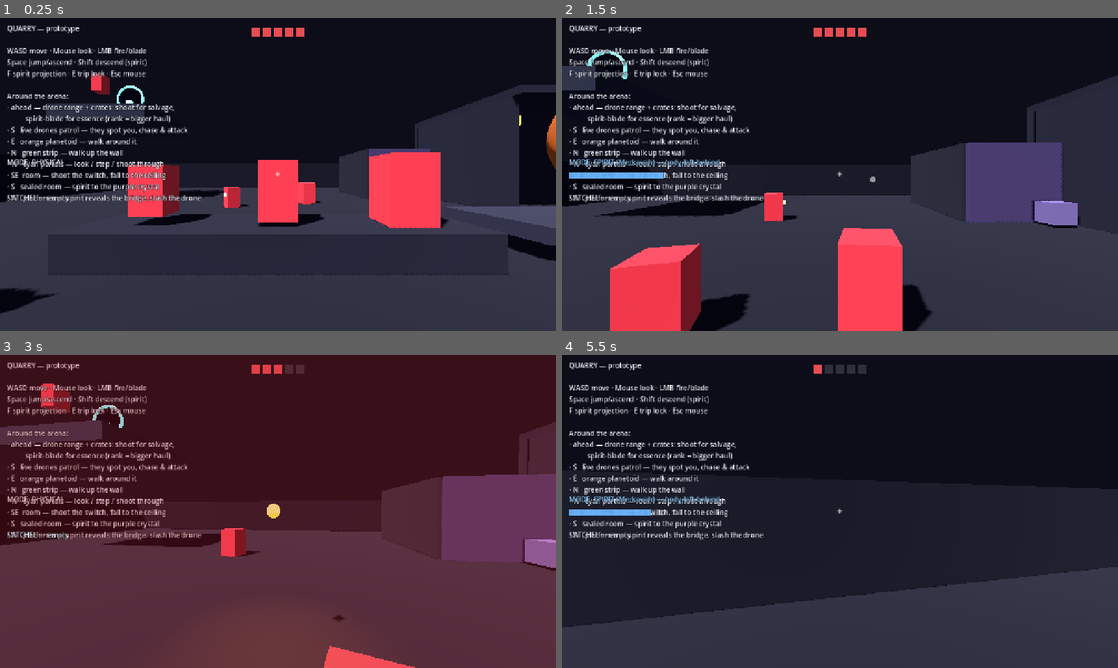
Above: before the commit, frames 1-4 (two rows, left to right).
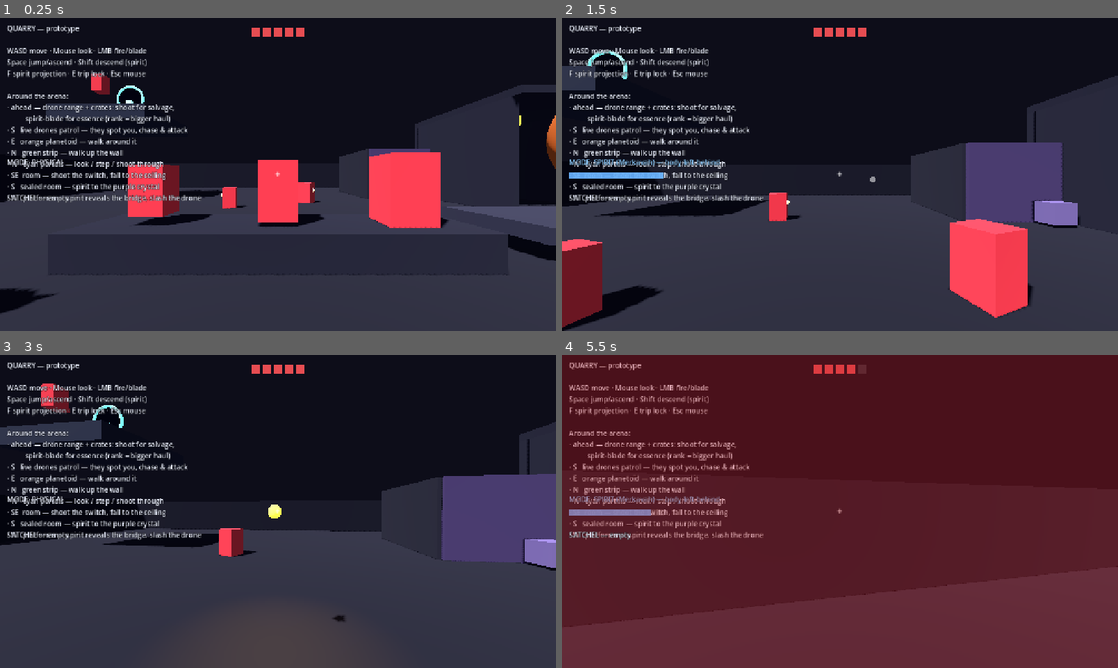
Above: after the commit, the same moments.

Repository: nathanaelries/quarry
Game: Godot game, scene res://scenes/main.tscn
Same seed, same stepped clock (60 frames per second), same inputs: the game is played once before the commit and once after it.
Inputs (mouse positions are in pixels of both pictures, inside the frame that each line leads up to):
- Up to frame 1 (0.25 s): no input
- Up to frame 2 (1.5 s): move the mouse to (867, 174) at 0.52 s; hold W (move_forward) from 0.53 s (still down); tap E (interact) at 0.6 s; click (867, 174) at 0.67 s; tap Space (jump) at 0.77 s; move the mouse to (812, 174) at 1.27 s; tap F (spirit_toggle) at 1.35 s
- Up to frame 3 (3 s): keep holding W (move_forward); tap Space (jump) at 1.52 s; move the mouse to (289, 505) at 2.02 s; tap E (interact) at 2.1 s; move the mouse to (272, 517) at 2.77 s; tap F (spirit_toggle) at 2.85 s; click (272, 517) at 2.92 s
- Up to frame 4 (5.5 s): keep holding W (move_forward); tap Space (jump) at 3.02, 3.77, 4.52 s; move the mouse to (878, 514) at 3.52 s; tap E (interact) at 3.6, 5.1 s; move the mouse to (795, 508) at 4.27 s; tap F (spirit_toggle) at 4.35 s; move the mouse to (845, 511) at 5.02 s; click (845, 511) at 5.17 s

The runs differ from the first frame. In frame 1, 0.3% of the frame differs, in the area x 39-58%, y 52-61%; in frame 2, 15%; in frame 3, 99%; in frame 4, 100%, in the area x 0-100%, y 0-100%.

Commit message:
Add navmesh pathfinding for drones
Replace the drones' direct-steer + whisker avoidance with a proper navmesh.

- world.gd: tag all static geometry into a "navgeo" group and bake a
  NavigationRegion3D from it at load (_build_navigation, synchronous). Agent
  height / max-climb are exact multiples of the cell height to avoid
  quantization warnings.
- drone.gd: each AI drone carries a NavigationAgent3D and steers along
  get_next_path_position() toward its goal, repathing only when the target
  moves. Removed the whisker raycast avoidance.

A chaser now routes around walls, the firing-range plinth, and platforms
instead of getting stuck. Verified headless: navmesh bakes cleanly (no
warnings) and a drone paths around the plinth to reach and hit the player.

Co-Authored-By: Claude Opus 4.8 (1M context) <noreply@anthropic.com>

Diff:
--- a/prototype/scripts/drone.gd
+++ b/prototype/scripts/drone.gd
@@ -53,6 +53,7 @@
 var _last_seen := Vector3.ZERO
 var _patrol_target := Vector3.ZERO
 var _repath_t := 0.0
+var _agent: NavigationAgent3D
 
 var _mat: StandardMaterial3D
 var _eye_mat: StandardMaterial3D
@@ -104,6 +105,13 @@
 
 	if ai_enabled:
 		_state = State.PATROL
+		_agent = NavigationAgent3D.new()
+		_agent.radius = 0.5
+		_agent.height = 1.4
+		_agent.path_desired_distance = 0.6
+		_agent.target_desired_distance = 0.8
+		_agent.path_max_distance = 4.0
+		add_child(_agent)
 
 
 # ---------------------------------------------------------------------------
@@ -212,43 +220,23 @@
 	return hit.is_empty() or hit.get("collider") == _player
 
 
+## Move toward `target` along the navmesh path (routes around baked geometry).
 func _move_toward(target: Vector3, speed: float, delta: float) -> void:
-	var dir := target - global_position
+	if _agent == null:
+		return
+	if _agent.target_position.distance_to(target) > 0.75:
+		_agent.target_position = target        # repath only when the goal actually moves
+	var next := _agent.get_next_path_position()  # current position until the map is ready
+	var dir := next - global_position
 	dir.y = 0.0
-	if dir.length() > 0.05:
-		dir = _avoid(dir.normalized())
+	if dir.length() > 0.2:
+		dir = dir.normalized()
 		velocity.x = dir.x * speed
 		velocity.z = dir.z * speed
 		_face(global_position + dir, delta)
 	else:
 		velocity.x = 0.0
 		velocity.z = 0.0
-
-
-## Whisker obstacle-avoidance: if something (not the player) blocks the way ahead,
-## steer toward the more open side. Cheap stand-in for a navmesh.
-func _avoid(dir: Vector3) -> Vector3:
-	var space := get_world_3d().direct_space_state
-	var origin := global_position + Vector3(0, -0.35, 0)   # shin height, so low ledges are seen
-	var ahead := 2.0
-	var skip := [get_rid()]
-	if _player:
-		skip.append((_player as CollisionObject3D).get_rid())
-	if _clear(space, origin, dir, ahead, skip):
-		return dir
-	var left := dir.rotated(Vector3.UP, PI / 2.0)
-	var right := dir.rotated(Vector3.UP, -PI / 2.0)
-	if _clear(space, origin, left, ahead, skip):
-		return (dir + left).normalized()
-	if _clear(space, origin, right, ahead, skip):
-		return (dir + right).normalized()
-	return dir
-
-
-func _clear(space: PhysicsDirectSpaceState3D, origin: Vector3, dir: Vector3, dist: float, skip: Array) -> bool:
-	var params := PhysicsRayQueryParameters3D.create(origin, origin + dir * dist)
-	params.exclude = skip
-	return space.intersect_ray(params).is_empty()
 
 
 func _face(target: Vector3, delta: float) -> void:
--- a/prototype/scripts/world.gd
+++ b/prototype/scripts/world.gd
@@ -42,6 +42,7 @@
 	_build_spirit_demo(player)
 	_build_spirit_reveal_demo(player)
 	_build_loot_demo(player)
+	_build_navigation()                  # bake after all geometry exists, before AI drones
 	_build_combat_demo(player)
 
 	var hud: CanvasLayer = HudScript.new()
@@ -306,6 +307,28 @@
 	col.shape = shape
 	body.add_child(col)
 
+	body.add_to_group("navgeo")          # source geometry for the navmesh bake
 	add_child(body)
 	body.global_position = center
 	return body
+
+
+# Bake a navmesh from all the static "navgeo" geometry so AI drones path around it.
+# Called after the geometry exists and before the AI drones spawn.
+func _build_navigation() -> void:
+	var region := NavigationRegion3D.new()
+	var navmesh := NavigationMesh.new()
+	navmesh.cell_size = 0.25
+	# cell_height matches the default map; agent_height / max_climb are exact multiples of
+	# it (1.5 = 6·0.25, 0.5 = 2·0.25) to avoid voxel-quantization warnings.
+	navmesh.cell_height = 0.25
+	navmesh.agent_height = 1.5
+	navmesh.agent_radius = 0.5
+	navmesh.agent_max_climb = 0.5
+	navmesh.agent_max_slope = 45.0
+	navmesh.geometry_parsed_geometry_type = NavigationMesh.PARSED_GEOMETRY_STATIC_COLLIDERS
+	navmesh.geometry_source_geometry_mode = NavigationMesh.SOURCE_GEOMETRY_GROUPS_WITH_CHILDREN
+	navmesh.geometry_source_group_name = "navgeo"
+	region.navigation_mesh = navmesh
+	add_child(region)
+	region.bake_navigation_mesh(false)   # synchronous bake from the group
Not shown, changed: docs/DRONES.md
Not shown, changed: prototype/README.md
